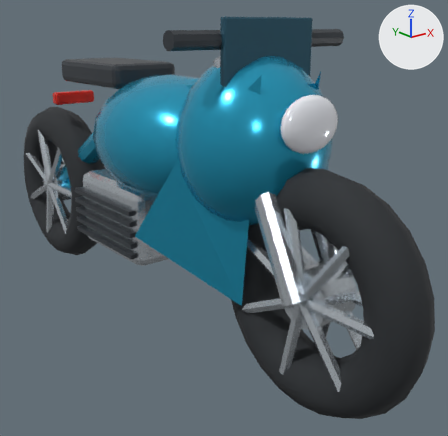
A saved change to the Blender file Art/Blender/Models/vehicle_aerobike.blend.
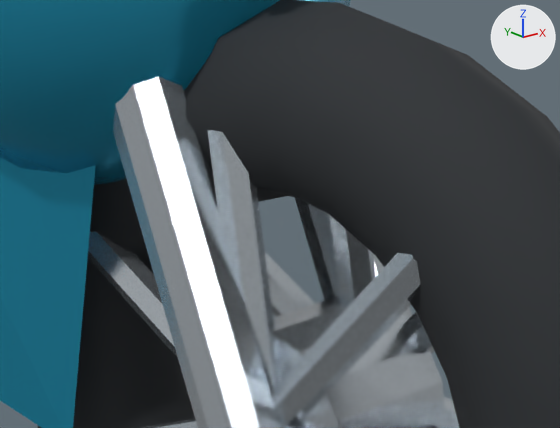
The first picture shows the older version from a 50 mm camera at (-1.86, -2.94, 1.69) aimed at (0.26, -0.3, 0.64). The close-ups show the older and then the newer version on the part from 49% to 88% of the width and 39% to 69% of the height of that picture. Only the edits that show in the close-ups are written down. Lighting does not change. The marker at upper right points along +X, +Y and +Z.

Objects in the first close-up: 'Aerodynamic side fairing', 'Alloy spoke.015', 'Alloy spoke.016', 'Alloy spoke.017', 'Alloy spoke.022', 'Alloy spoke.023', 'Alloy spoke.024', 'Fork', 'Fork.001', 'Front fairing', 'Hub.001', 'Tread.001' and 3 more.
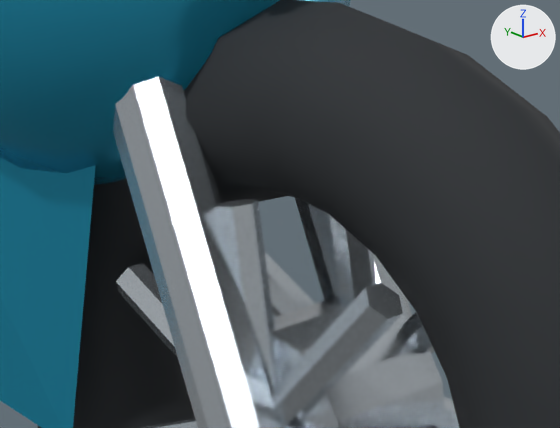
Location of each change, (x1, y1, x2, y2) in pixels of the close-ups (560 x 428 px):
'Alloy spoke.015', reshaped
    before: (272, 253, 420, 426)
    after: (272, 283, 403, 426)
'Alloy spoke.016', reshaped (14% narrower, 27% shorter)
    before: (207, 130, 275, 388)
    after: (217, 199, 275, 388)
'Alloy spoke.017', reshaped
    before: (88, 232, 178, 358)
    after: (116, 263, 178, 358)

Edits to the bpy script that builds the scene:
```text
Change me_alloy_spoke_015:
    used by ob_alloy_spoke_015; location = (0.0, 0.0, 0.0)
    before: 6 (-0.127, -1.517, 0.89) at pixel (412, 258), 7 (-0.113, -1.535, 0.875), 8 (-0.087, -1.535, 0.875), 9 (-0.073, -1.517, 0.89), 10 (-0.087, -1.499, 0.904)
    before: 11 (-0.113, -1.499, 0.904)
    remove me_alloy_spoke_015.from_pydata(...)  # 12 vertices, 8 faces; spans x -0.127..-0.073, y -1.535..-1.252, z 0.565..0.904
    add me_alloy_spoke_015.from_pydata(...)  # 12 vertices, 8 faces; spans x -0.127..-0.073, y -1.473..-1.252, z 0.565..0.827
    me_alloy_spoke_015 part 1
    add for i in [*range(6, 12)]: me_alloy_spoke_015.vertices[i].co += Vector((0.0, 0.062, -0.077))
Change me_alloy_spoke_016:
    used by ob_alloy_spoke_016; location = (0.0, 0.0, 0.0)
    before: 6 (-0.1, -1.156, 0.96), 7 (-0.123, -1.169, 0.963) at pixel (207, 130), 8 (-0.123, -1.195, 0.969) at pixel (222, 130), 9 (-0.1, -1.208, 0.972), 10 (-0.077, -1.195, 0.969)
    before: 11 (-0.077, -1.169, 0.963)
    remove me_alloy_spoke_016.from_pydata(...)  # 12 vertices, 8 faces; spans x -0.123..-0.077, y -1.296..-1.156, z 0.574..0.972
    add me_alloy_spoke_016.from_pydata(...)  # 12 vertices, 8 faces; spans x -0.123..-0.077, y -1.296..-1.178, z 0.574..0.876
    me_alloy_spoke_016 part 2
    add for i in [*range(6, 12)]: me_alloy_spoke_016.vertices[i].co += Vector((0.0, -0.022, -0.097))
Change me_alloy_spoke_017:
    used by ob_alloy_spoke_017; location = (0.0, 0.0, 0.0)
    before: 6 (-0.073, -0.913, 0.752), 7 (-0.087, -0.903, 0.731), 8 (-0.113, -0.903, 0.731), 9 (-0.127, -0.913, 0.752), 10 (-0.113, -0.923, 0.773)
    before: 11 (-0.087, -0.923, 0.773)
    remove me_alloy_spoke_017.from_pydata(...)  # 12 vertices, 8 faces; spans x -0.127..-0.073, y -1.28..-0.903, z 0.559..0.773
    add me_alloy_spoke_017.from_pydata(...)  # 12 vertices, 8 faces; spans x -0.127..-0.073, y -1.28..-0.992, z 0.559..0.73
    me_alloy_spoke_017 part 3
    add for i in [*range(6, 12)]: me_alloy_spoke_017.vertices[i].co += Vector((0.0, -0.089, -0.043))
```
